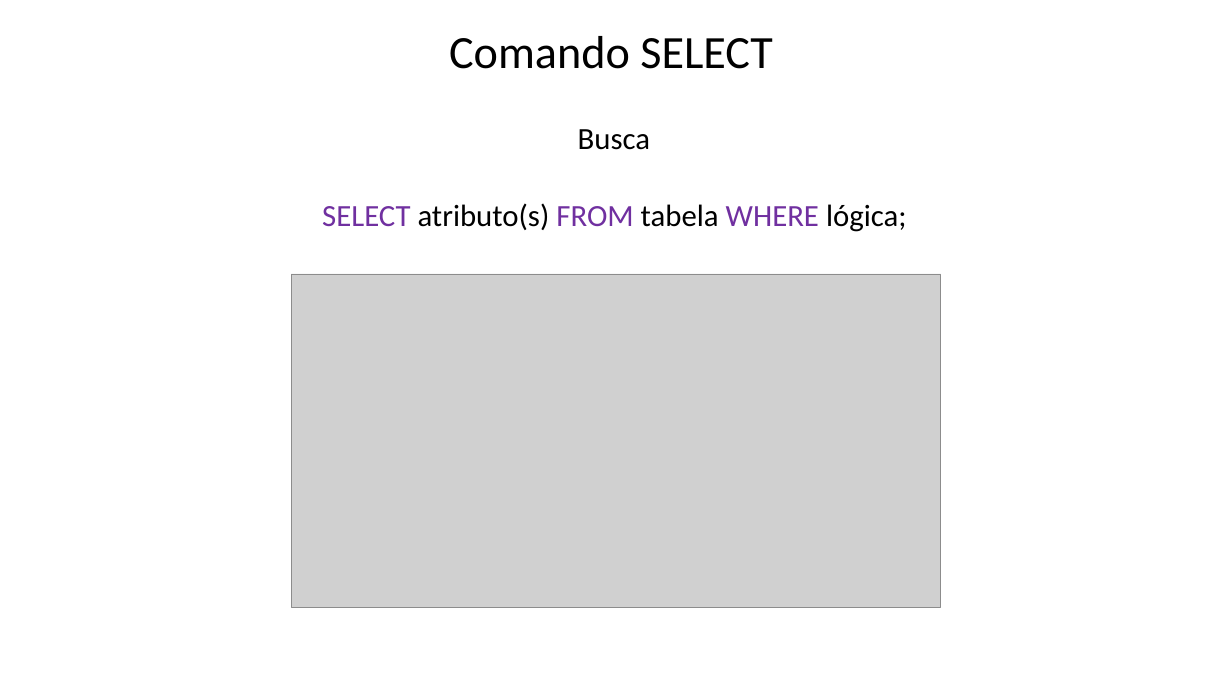
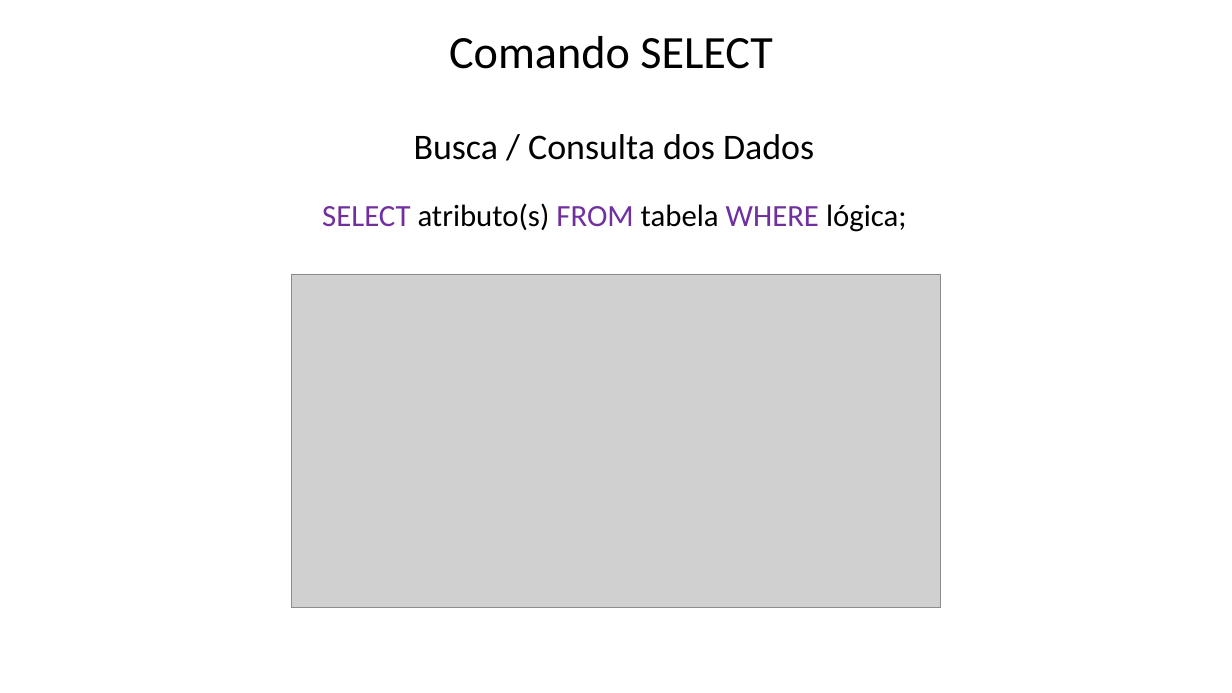
Before and after one commit to Felipe-Tagawa/C07-Monitoria, a slide deck: slide 7 of Aula 3/ComandosBásicos.pptx. Drawn at 1232x693 pixels with LibreOffice and Linux fonts; fonts in the diff are those of the drawing; grey boxes stand for pictures; background and template pictures are left out. Boxes give left, top, right and bottom in pixels: in the first picture for what was removed or moved away, otherwise in the second. Text is boxed around its words. In the diff, an @@ line names an element or a change of style, - is before the commit and + after.

```diff
--- a/Aula 3/ComandosBásicos.pptx
+++ b/Aula 3/ComandosBásicos.pptx
@@ text at (414, 134, 814, 160): text changed; size 24 to 28 pt @@
-Busca
+Busca / Consulta dos Dados
```
Also in this commit, not shown: 10 other slides changed, 8 other files.
